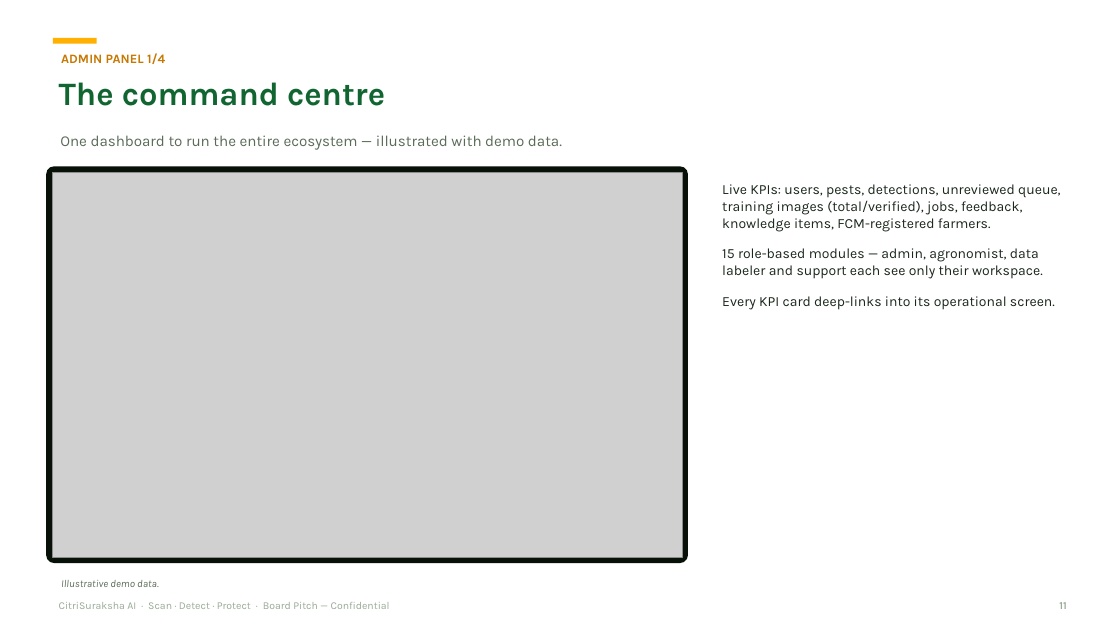
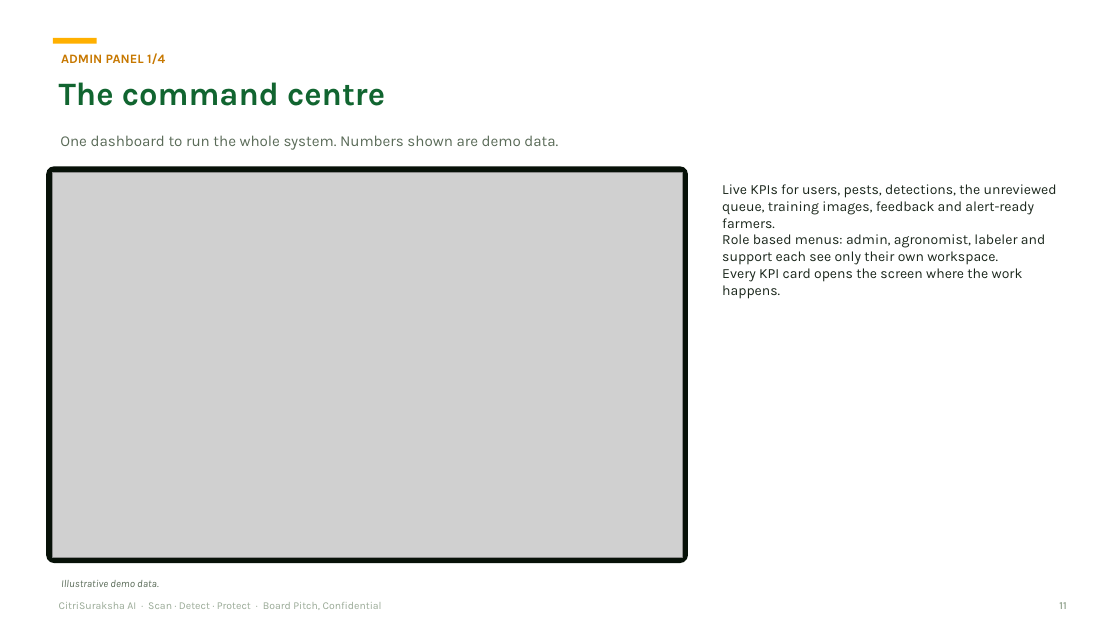
Before and after one commit to jagthapsaurabh/citrisurksha_ai, a slide deck: slide 11 of docs/pitch/CitriSuraksha_AI_Board_Pitch.pptx. Drawn at 1120x630 pixels with LibreOffice and Linux fonts; fonts in the diff are those of the drawing; grey boxes stand for pictures. Boxes give left, top, right and bottom in pixels: in the first picture for what was removed or moved away, otherwise in the second. Text is boxed around its words. In the diff, an @@ line names an element or a change of style, - is before the commit and + after.

Commit message:
Board deck copy: human voice, no versions/counts, ops line removed, no em-dashes (humanize_deck.py, idempotent)

```diff
--- a/docs/pitch/CitriSuraksha_AI_Board_Pitch.pptx
+++ b/docs/pitch/CitriSuraksha_AI_Board_Pitch.pptx
@@ text at box(60, 135, 558, 150): text changed @@
-One dashboard to run the entire ecosystem — illustrated with demo data.
+One dashboard to run the whole system. Numbers shown are demo data.
@@ text at box(722, 184, 1057, 299): text changed @@
-Live KPIs: users, pests, detections, unreviewed queue, training images (total/verified), jobs, feedback, knowledge items, FCM-registered farmers.
-15 role-based modules — admin, agronomist, data labeler and support each see only their workspace.
-Every KPI card deep-links into its operational screen.
+Live KPIs for users, pests, detections, the unreviewed queue, training images, feedback and alert-ready farmers.
+Role based menus: admin, agronomist, labeler and support each see only their own workspace.
+Every KPI card opens the screen where the work happens.
@@ text at box(59, 602, 382, 610): text changed @@
-CitriSuraksha AI · Scan · Detect · Protect · Board Pitch — Confidential
+CitriSuraksha AI · Scan · Detect · Protect · Board Pitch, Confidential
```
Also in this commit, not shown: 25 other slides changed, 1 other file.
